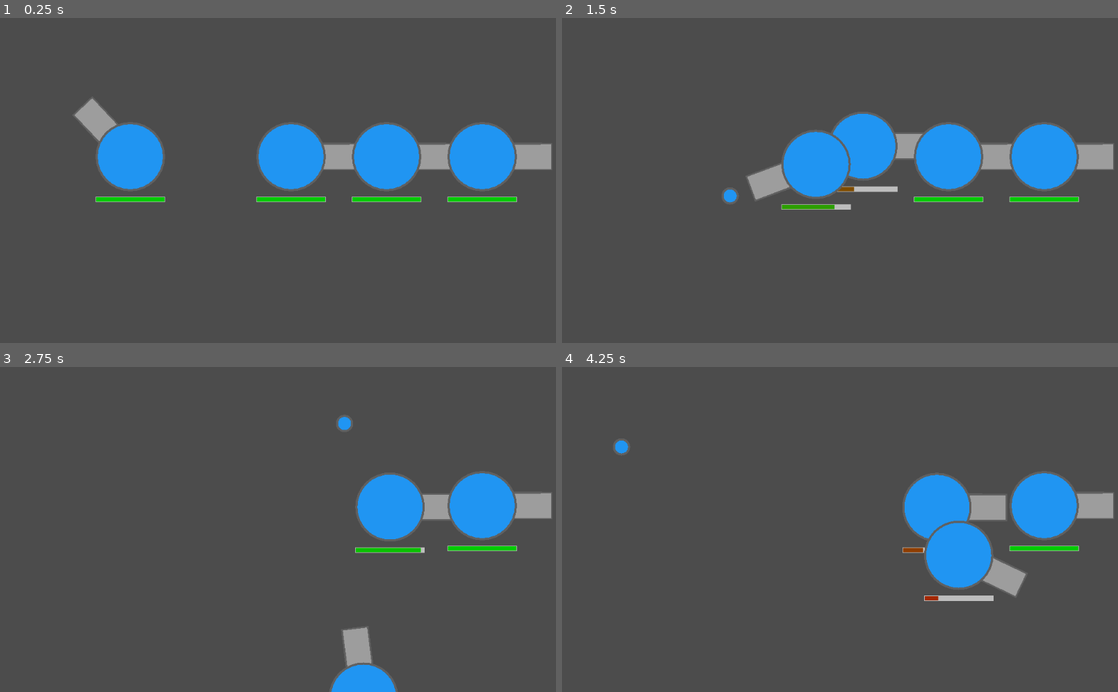
Above: before the commit, frames 1-4 (two rows, left to right).
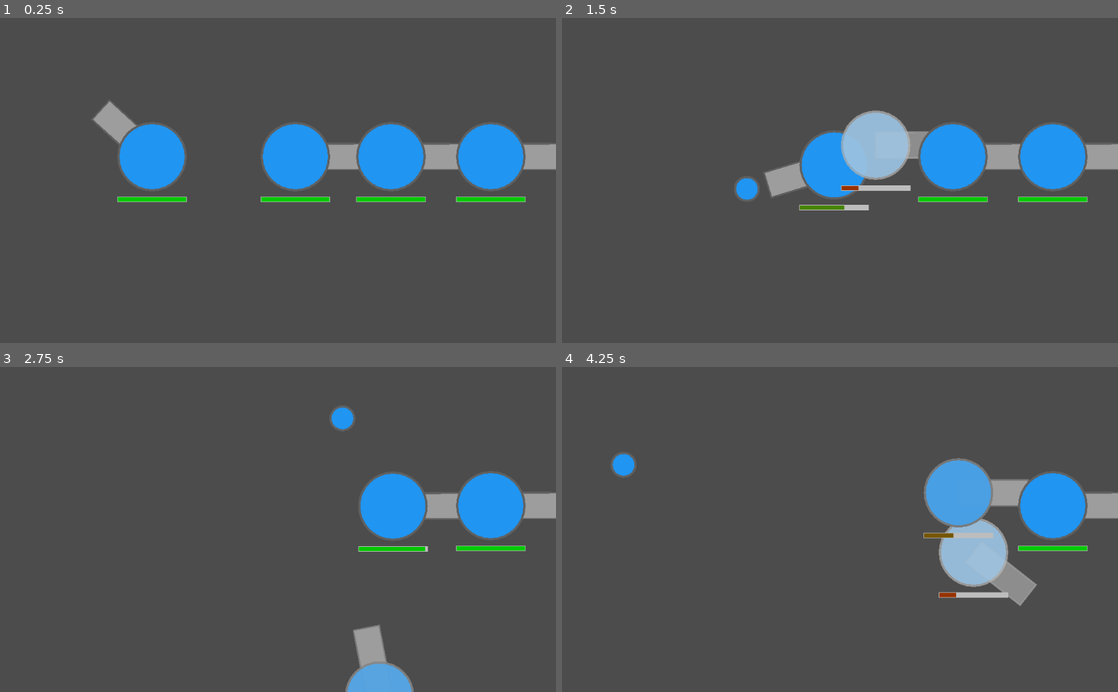
Above: after the commit, the same moments.

Repository: marianopolis-ai/Automatank
Game: Godot game, scene res://TestWorld.tscn
Same seed, same stepped clock (60 frames per second), same inputs: the game is played once before the commit and once after it. The project has no main scene, so this scene is started directly.
Inputs (mouse positions are in pixels of both pictures, inside the frame that each line leads up to):
- Up to frame 1 (0.25 s): no input
- Up to frame 2 (1.5 s): tap Enter at 0.5 s; move the mouse to (962, 164) at 0.52 s; hold D (right) 0.53-1.28 s; click (962, 164) at 0.6 s; move the mouse to (728, 196) at 1.27 s; hold S (down) from 1.28 s (still down); click (728, 196) at 1.35 s
- Up to frame 3 (2.75 s): move the mouse to (333, 458) at 2.02 s; release S (down) at 2.03 s; hold D (right) from 2.03 s (still down); click (333, 458) at 2.1 s
- Up to frame 4 (4.25 s): move the mouse to (812, 594) at 2.77 s; release D (right) at 2.78 s; hold W (up) 2.78-3.53 s; click (812, 594) at 2.85 s; move the mouse to (1006, 578) at 3.52 s; hold A (left) from 3.53 s (still down); click (1006, 578) at 3.6 s

The runs differ from the first frame. In frame 1, 4.0% of the frame differs, in the area x 13-100%, y 24-57%; in frame 2, 5.4%; in frame 3, 3.1%; in frame 4, 7.3%, in the area x 9-100%, y 22-74%.

Commit message:
Various updates.
Updated bullet radius to 24 pixels.
Added visuals for low health circular bodies.
Added tank bullet health and tank max health variables.

Diff:
--- a/Bullet.tscn
+++ b/Bullet.tscn
@@ -1,32 +1,8 @@
-[gd_scene load_steps=5 format=2]
+[gd_scene load_steps=3 format=2]
 
 [ext_resource path="res://CircularBody.tscn" type="PackedScene" id=1]
-
-[sub_resource type="GDScript" id=1]
-script/source = "extends \"res://scripts/CircularBody.gd\"
-
-var base_bullet_health = 40
-var bullet_radius = 16
-
-# Called when the node enters the scene tree for the first time.
-func _ready():
-	set_max_health(base_bullet_health)
-	set_radius(bullet_radius)
-"
-
-[sub_resource type="CircleShape2D" id=2]
-radius = 64.0
-
-[sub_resource type="CircleShape2D" id=3]
-radius = 64.0
+[ext_resource path="res://scripts/Bullet.gd" type="Script" id=2]
 
 [node name="Bullet" instance=ExtResource( 1 )]
-mass = 0.25
 linear_damp = 0.0
-script = SubResource( 1 )
-
-[node name="CollisionShape2D" parent="RepulsionArea" index="0"]
-shape = SubResource( 2 )
-
-[node name="CollisionShape2D" parent="." index="1"]
-shape = SubResource( 3 )
+script = ExtResource( 2 )
--- a/PlayerControlledTank.tscn
+++ b/PlayerControlledTank.tscn
@@ -1,48 +1,19 @@
 [gd_scene load_steps=5 format=2]
 
 [ext_resource path="res://Tank.tscn" type="PackedScene" id=1]
+[ext_resource path="res://scripts/PlayedControlledTank.gd" type="Script" id=2]
 
-[sub_resource type="GDScript" id=1]
-script/source = "extends \"res://scripts/Tank.gd\"
-
-
-# Called when the node enters the scene tree for the first time.
-func _ready():
-	pass # Nothing happening here yet.
-
-
-# Called every frame. 'delta' is the elapsed time since the previous frame.
-func _process(delta):
-	# Update the tank's orientation based on the player's mouse position.
-	cannon_orientation = (get_global_mouse_position() - position).angle()
-
-	get_input()
-
-
-func get_input():
-	if Input.is_action_pressed(\"left\"):
-		accelerate(Vector2(-1, 0))
-	if Input.is_action_pressed(\"right\"):
-		accelerate(Vector2(1, 0))
-	if Input.is_action_pressed(\"up\"):
-		accelerate(Vector2(0, -1))
-	if Input.is_action_pressed(\"down\"):
-		accelerate(Vector2(0, 1))
-	if Input.is_action_just_pressed(\"shoot\"):
-		shoot((get_global_mouse_position() - position).angle())
-"
+[sub_resource type="CircleShape2D" id=1]
+radius = 64.0
 
 [sub_resource type="CircleShape2D" id=2]
 radius = 64.0
 
-[sub_resource type="CircleShape2D" id=3]
-radius = 64.0
-
-[node name="CircularRigidBody" instance=ExtResource( 1 )]
-script = SubResource( 1 )
+[node name="PlayerTank" instance=ExtResource( 1 )]
+script = ExtResource( 2 )
 
 [node name="CollisionShape2D" parent="RepulsionArea" index="0"]
-shape = SubResource( 2 )
+shape = SubResource( 1 )
 
 [node name="CollisionShape2D" parent="." index="1"]
-shape = SubResource( 3 )
+shape = SubResource( 2 )
--- a/Tank.tscn
+++ b/Tank.tscn
@@ -1,160 +1,20 @@
 [gd_scene load_steps=5 format=2]
 
 [ext_resource path="res://CircularBody.tscn" type="PackedScene" id=1]
+[ext_resource path="res://scripts/Tank.gd" type="Script" id=2]
 
-[sub_resource type="GDScript" id=1]
-script/source = "extends \"res://scripts/CircularBody.gd\"
-
-
-# Strength of the movement of the tank.
-# TODO: allow upgrades for movement strength.
-var movement_strength: float = 1000.0
-# Initial speed of the bullets that the tank shoots.
-# TODO: allow upgrades for bullet speed.
-var bullet_speed: float = 500.0
-
-# The acceleration (motion) that the player/script intends.
-var intended_acceleration: Vector2 = Vector2.ZERO
-# Normalised actual acceleration of the tank.
-var actual_acceleration: Vector2 = Vector2.ZERO
-
-
-# Size parameters of the cannon. These are purely cosmetic, the cannon does not
-# participate in collision.
-var cannon_half_width = 24.0
-var cannon_length = 128.0
-
-# Colour parameters of the cannon.
-var cannon_fill_colour = Color(\"#9e9e9e\")
-var cannon_stroke_colour = Color(\"#616161\")
-
-# Orientation of the cannon, in radians.
-var cannon_orientation = 0.0
-
-var bullet_scene = preload(\"res://Bullet.tscn\")
-
-func _ready():
-	# Define the damage group by the tank's id to ensure uniqueness.
-	# This will be passed to the bullets that it creates.
-	damage_group = get_instance_id()
-
-
-# On update.
-func _process(delta: float):
-	# Call the update method on process so the _draw() method gets called every
-	# frame.
-	update()
-
-
-# On physics update.
-# No acceleration is given here, as acceleration is going to be controlled
-# by either the player or a script.
-func _physics_process(delta: float):
-	# Add the player's acceleration to the velocity.
-	# Multiplying by delta to make sure that it's scaled by time.
-	apply_central_impulse(actual_acceleration * delta)
-
-
-	# Reset the acceleration after it has been applied.
-	clear_acceleration()
-
-
-# Accelerate function, intended to be exposed for SCRIPT control.
-func accelerate(acceleration: Vector2):
-	intended_acceleration += acceleration
-
-	# Update the actual acceleration as the normalised acceleration multiplied
-	# by the movement strength.
-	actual_acceleration = intended_acceleration.normalized() * movement_strength
-
-
-# Clears the intended and actual acceleration.
-func clear_acceleration():
-	intended_acceleration = Vector2.ZERO
-	actual_acceleration = Vector2.ZERO
-
-
-func _draw():
-	# Fill the cannon.
-	draw_colored_polygon(
-		PoolVector2Array([
-			# Bottom left point
-			Vector2(0, -cannon_half_width).rotated(cannon_orientation),
-			# Top left point
-			Vector2(0, cannon_half_width).rotated(cannon_orientation),
-			# Top right point
-			Vector2(cannon_length, cannon_half_width).rotated(cannon_orientation),
-			# Bottom right point
-			Vector2(cannon_length, -cannon_half_width).rotated(cannon_orientation)
-		]),
-		cannon_fill_colour
-	)
-	# Stroke the cannon.
-	draw_polyline(
-		PoolVector2Array([
-			# Bottom left point
-			Vector2(0, -cannon_half_width).rotated(cannon_orientation),
-			# Top left point
-			Vector2(0, cannon_half_width).rotated(cannon_orientation),
-			# Top right point
-			Vector2(cannon_length, cannon_half_width).rotated(cannon_orientation),
-			# Bottom right point
-			Vector2(cannon_length, -cannon_half_width).rotated(cannon_orientation),
-			# Bottom left point again to close out the path.
-			Vector2(0, -cannon_half_width).rotated(cannon_orientation)
-		]),
-		cannon_stroke_colour,
-		# 4 width strokes.
-		4.0
-	)
-	# Call the parent draw function here to have the cannon behind the tank.
-	._draw()
-
-	# Draw the HP bar background
-	draw_rect(Rect2(
-		# Top left corner
-		Vector2(-radius, radius + 10),
-		# Width and height
-		Vector2(radius * 2, 10)
-	), Color.gray)
-	# Draw the HP bar
-	draw_rect(Rect2(
-		# Top left corner
-		Vector2(-radius + 1, radius + 11),
-		# Width multiplied by health ratio.
-		Vector2((radius * 2 - 2) * (health / max_health), 8)
-		# Interpolate healthiness with health ratio.
-	), Color.red.linear_interpolate(Color.green, health / max_health).darkened(0.2))
-
-
-# Spawns a bullet that belongs to the tank. Direction in radians.
-func shoot(direction):
-	# Make a new bullet
-	var bullet = bullet_scene.instance()
-	# Put it ahead of the tank
-	bullet.set_position(position + Vector2.RIGHT.rotated(direction) * radius * 1.5)
-	# Give it an initial velocity
-	bullet.linear_velocity = Vector2.RIGHT.rotated(direction) * bullet_speed
-
-	# Give it this tank's damage group.
-	bullet.damage_group = damage_group
-
-	# Spawn the bullet
-	get_tree().get_root().add_child(bullet)
-"
+[sub_resource type="CircleShape2D" id=1]
+radius = 64.0
 
 [sub_resource type="CircleShape2D" id=2]
 radius = 64.0
 
-[sub_resource type="CircleShape2D" id=3]
-radius = 64.0
-
 [node name="Tank" instance=ExtResource( 1 )]
 z_index = 1
-script = SubResource( 1 )
+script = ExtResource( 2 )
 
 [node name="CollisionShape2D" parent="RepulsionArea" index="0"]
-shape = SubResource( 2 )
+shape = SubResource( 1 )
 
 [node name="CollisionShape2D" parent="." index="1"]
-shape = SubResource( 3 )
+shape = SubResource( 2 )
--- a/TestWorld.tscn
+++ b/TestWorld.tscn
@@ -5,17 +5,17 @@
 
 [node name="Node2D" type="Node2D"]
 
-[node name="Tank" parent="." instance=ExtResource( 2 )]
-position = Vector2( 536, 256 )
-
-[node name="CircularRigidBody" parent="." instance=ExtResource( 2 )]
-position = Vector2( 712, 256 )
-
-[node name="CircularRigidBody2" parent="." instance=ExtResource( 1 )]
-position = Vector2( 240, 256 )
+[node name="PlayerTank" parent="." instance=ExtResource( 1 )]
+position = Vector2( 280, 256 )
 collision_layer = 2
 collision_mask = 5
 linear_damp = 2.0
 
+[node name="Tank" parent="." instance=ExtResource( 2 )]
+position = Vector2( 544, 256 )
+
 [node name="Tank2" parent="." instance=ExtResource( 2 )]
-position = Vector2( 888, 256 )
+position = Vector2( 720, 256 )
+
+[node name="Tank3" parent="." instance=ExtResource( 2 )]
+position = Vector2( 904, 256 )
--- a/scripts/Bullet.gd
+++ b/scripts/Bullet.gd
@@ -1,9 +1,8 @@
 extends "res://scripts/CircularBody.gd"
 
-var base_bullet_health = 40
-var bullet_radius = 16
+# Global constant: bullet size
+var bullet_radius = 24
 
 # Called when the node enters the scene tree for the first time.
 func _ready():
-	set_max_health(base_bullet_health)
 	set_radius(bullet_radius)
--- a/scripts/CircularBody.gd
+++ b/scripts/CircularBody.gd
@@ -12,6 +12,12 @@
 tool
 extends RigidBody2D
 
+# Global constant: the damage that a body takes per second per body that it's
+# overlapping with.
+var collision_damage = 150
+# Bodies with health ratios less than this value will appear more and more
+# transparent as it loses health.
+var transparency_threshold = 0.5
 
 # Defines the health of the object. Can be overridden by inheritors.
 var health = 100.0
@@ -19,15 +25,14 @@
 
 # The colour of the body. Can be overridden by inheritors.
 var inner_circle_colour = "#2196f3"
+# The alpha value of the body.
+var transparency = 1
 
 # The size of the body. Can be overridden by inheritors.
 var radius = 64.0
 
 # The number of circular bodies that this is overlapping with.
 var overlap_count = 0
-
-# The damage that a body takes per second per body that it's overlapping with.
-var collision_damage = 150
 
 
 # Object belongs to a damage group. Objects in the same damage group do not
@@ -59,6 +64,14 @@
 	# Take the damage.
 	health -= overlap_count * collision_damage * delta
 
+	# If the body's health is less than the threshold, it will become more and
+	# more transparent.
+	var health_ratio = health / max_health
+	if health_ratio < transparency_threshold:
+		transparency = health_ratio / transparency_threshold
+	else:
+		transparency = 1
+
 	# When the body does not have enough health, destroy it.
 	if health <= 0:
 		queue_free()
@@ -71,10 +84,14 @@
 	# have to supply 0 to be the parameter.
 
 	# Draw the outer circle.
-	draw_circle(Vector2.ZERO, radius, Color("#616161"))
+	draw_circle(Vector2.ZERO, radius,
+		# Apply transparency by interpolating from transparent.
+		Color.transparent.linear_interpolate(Color("#616161"), transparency))
 
 	# Draw the inner circle.
-	draw_circle(Vector2.ZERO, radius - 4, Color("#2196f3"))
+	draw_circle(Vector2.ZERO, radius - 4,
+		# Apply transparency by interpolating from transparent.
+		Color.transparent.linear_interpolate(inner_circle_colour, transparency))
 
 
 # Called when another rigid body enters the area.
--- a/scripts/Tank.gd
+++ b/scripts/Tank.gd
@@ -7,6 +7,12 @@
 # Initial speed of the bullets that the tank shoots.
 # TODO: allow upgrades for bullet speed.
 var bullet_speed: float = 500.0
+# Initial health of the bullet that the tank shoots.
+# TODO: allow upgrades for bullet health.
+var bullet_health: float = 40.0
+# Initial health of the tank.
+# TODO: allow upgrades for max health.
+var tank_max_health: float = 100.0
 
 # The acceleration (motion) that the player/script intends.
 var intended_acceleration: Vector2 = Vector2.ZERO
@@ -32,6 +38,9 @@
 	# Define the damage group by the tank's id to ensure uniqueness.
 	# This will be passed to the bullets that it creates.
 	damage_group = get_instance_id()
+
+	# Update the max health.
+	set_max_health(tank_max_health)
 
 
 # On update.
@@ -82,7 +91,7 @@
 			# Bottom right point
 			Vector2(cannon_length, -cannon_half_width).rotated(cannon_orientation)
 		]),
-		cannon_fill_colour
+		Color.transparent.linear_interpolate(cannon_fill_colour, transparency)
 	)
 	# Stroke the cannon.
 	draw_polyline(
@@ -98,7 +107,7 @@
 			# Bottom left point again to close out the path.
 			Vector2(0, -cannon_half_width).rotated(cannon_orientation)
 		]),
-		cannon_stroke_colour,
+		Color.transparent.linear_interpolate(cannon_stroke_colour, transparency),
 		# 4 width strokes.
 		4.0
 	)
@@ -126,6 +135,7 @@
 func shoot(direction):
 	# Make a new bullet
 	var bullet = bullet_scene.instance()
+
 	# Put it ahead of the tank
 	bullet.set_position(position + Vector2.RIGHT.rotated(direction) * radius * 1.5)
 	# Give it an initial velocity
@@ -136,5 +146,8 @@
 	# Copy the tank's colour
 	bullet.inner_circle_colour = inner_circle_colour
 
+	# Give it its health
+	bullet.set_max_health(bullet_health)
+
 	# Spawn the bullet
 	get_tree().get_root().add_child(bullet)
